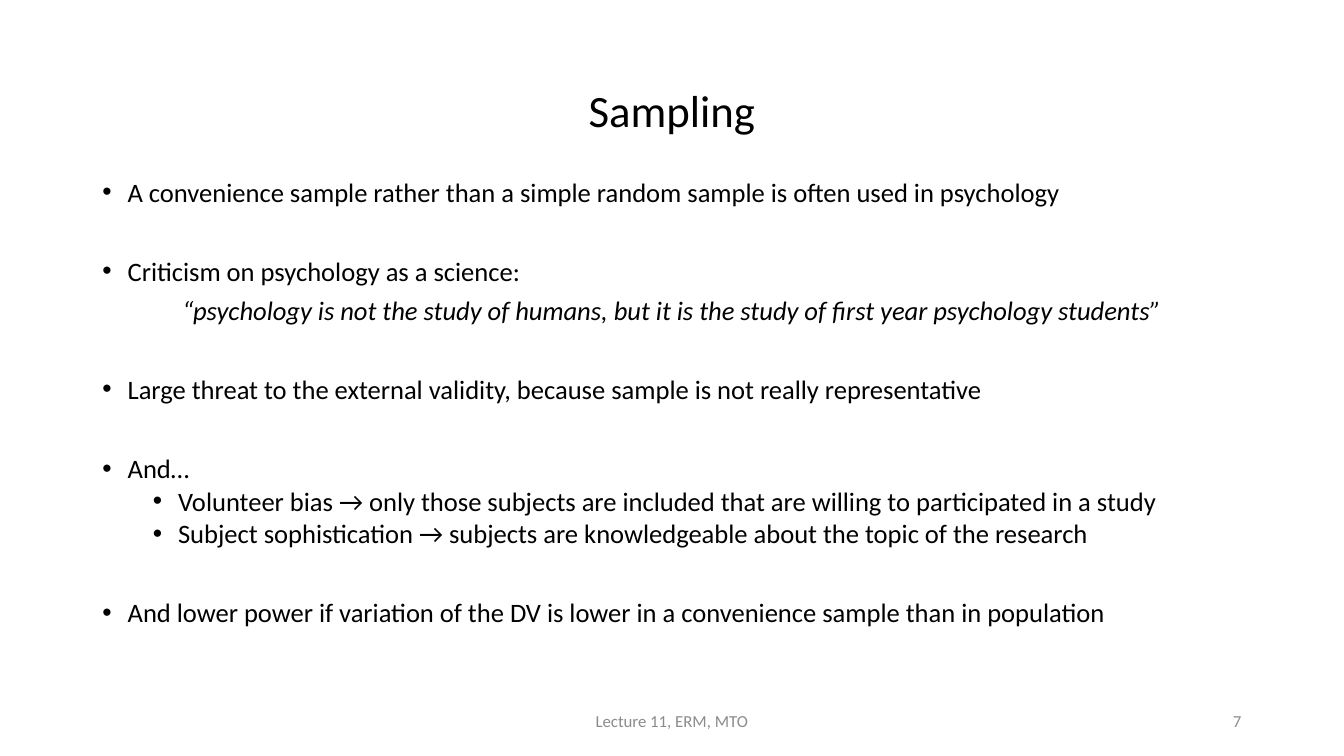
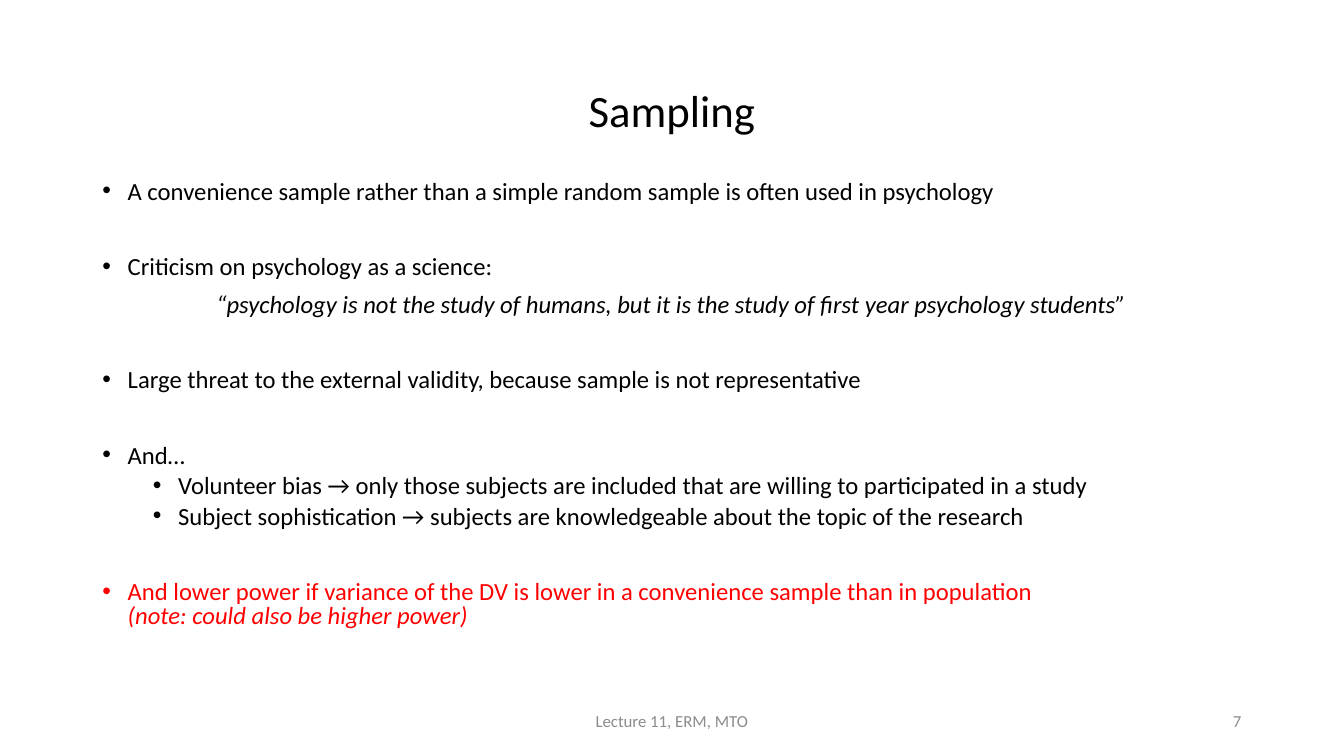
Before and after one commit to cjvanlissa/erm, a slide deck: slide 7 of HC11/HC11_EN.pptx. Drawn at 1344x756 pixels with LibreOffice and Linux fonts; fonts in the diff are those of the drawing. Boxes give left, top, right and bottom in pixels: in the first picture for what was removed or moved away, otherwise in the second. Text is boxed around its words. In the diff, an @@ line names an element or a change of style, - is before the commit and + after.

```diff
--- a/HC11/HC11_EN.pptx
+++ b/HC11/HC11_EN.pptx
@@ text at bbox=[128, 183, 1125, 530]: size 19 to 17.6 pt in "A convenience sample rather than a simple ...", "Criticism on psychology as a science:", "“psychology is not the study of humans, ...", "And…" and 2 more places @@
@@ text at bbox=[128, 371, 860, 393]: text changed; size 19 to 17.6 pt @@
-• Large threat to the external validity, because sample is not really representative
+• Large threat to the external validity, because sample is not representative
@@ text at bbox=[128, 583, 1032, 629]: text changed; size 19 to 17.6 pt; text colour #000000 to #FF0000 @@
-• And lower power if variation of the DV is lower in a convenience sample than in population
+• And lower power if variance of the DV is lower in a convenience sample than in population
+  (note: could also be higher power)
```
Also in this commit, not shown: 3 other slides changed.
